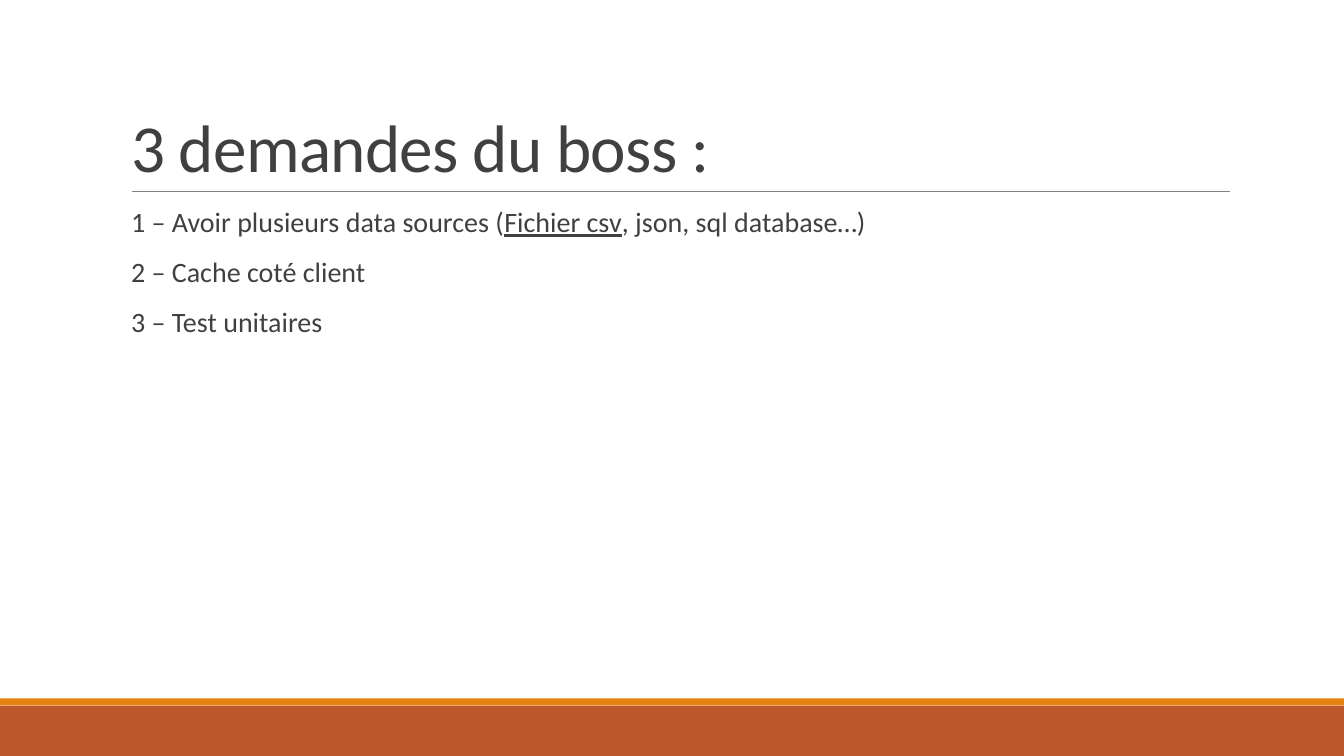
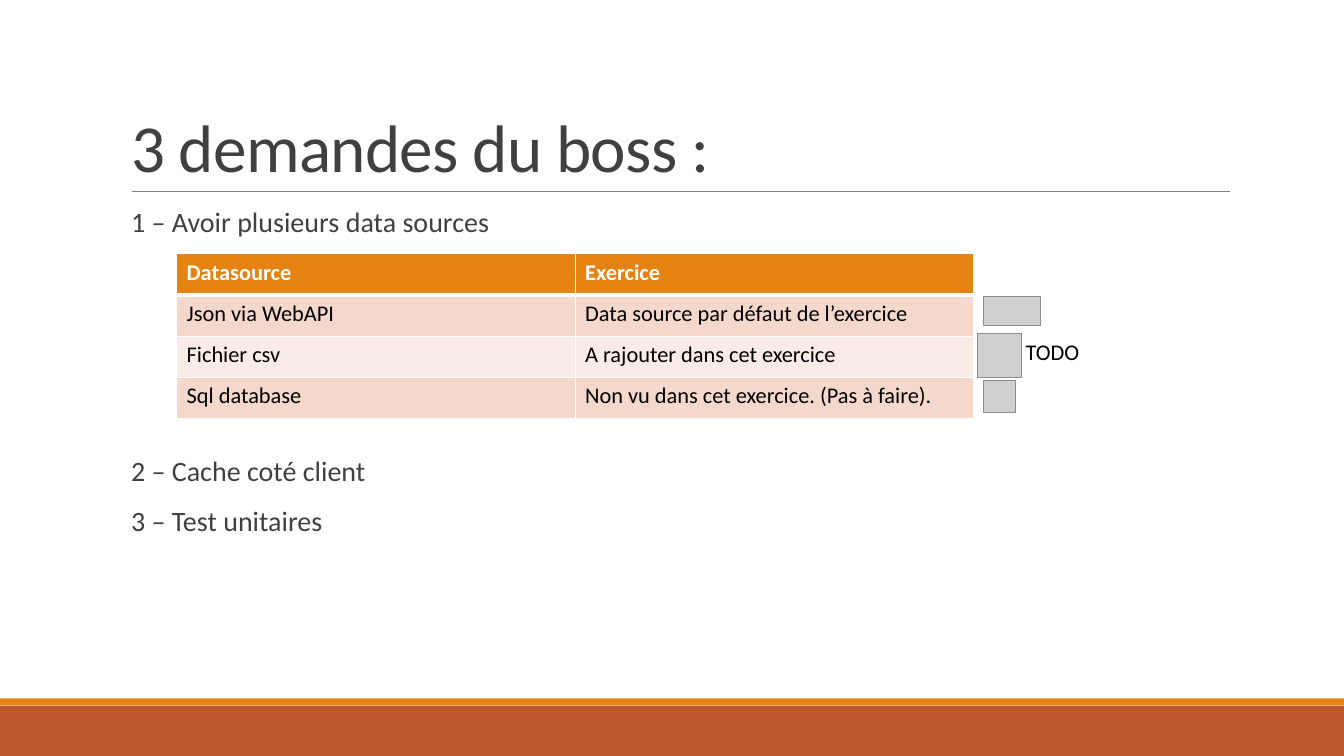
Before and after one commit to Sybaris-Classroom/Exercices, a slide deck: slide 8 of DependencyInjection/Exercice DependencyInjection.pptx (slide 6 before the commit). Drawn at 1344x756 pixels with LibreOffice and Linux fonts; fonts in the diff are those of the drawing; grey boxes stand for pictures. Boxes give left, top, right and bottom in pixels: in the first picture for what was removed or moved away, otherwise in the second. Text is boxed around its words. In the diff, an @@ line names an element or a change of style, - is before the commit and + after.

```diff
--- a/DependencyInjection/Exercice DependencyInjection.pptx
+++ b/DependencyInjection/Exercice DependencyInjection.pptx
@@ text at <box>131,212,490,237</box>: text changed @@
-  1 – Avoir plusieurs data sources (Fichier csv, json, sql database…)
+  1 – Avoir plusieurs data sources
@@ table added at <box>176,254,973,419</box>, 4 rows, 2 columns @@
+Datasource | Exercice
+Json via WebAPI | Data source par défaut de l’exercice
+Fichier csv | A rajouter dans cet exercice
+Sql database | Non vu dans cet exercice. (Pas à faire).
@@ picture added at <box>984,296,1042,325</box> @@
@@ picture added at <box>978,334,1022,378</box> @@
@@ text added at <box>1026,345,1080,360</box>, 16 pt, text #000000 @@
+TODO
@@ picture added at <box>983,380,1015,412</box> @@
```
Also in this commit, not shown: 6 other slides changed, 8 slides added, 1 other file.
